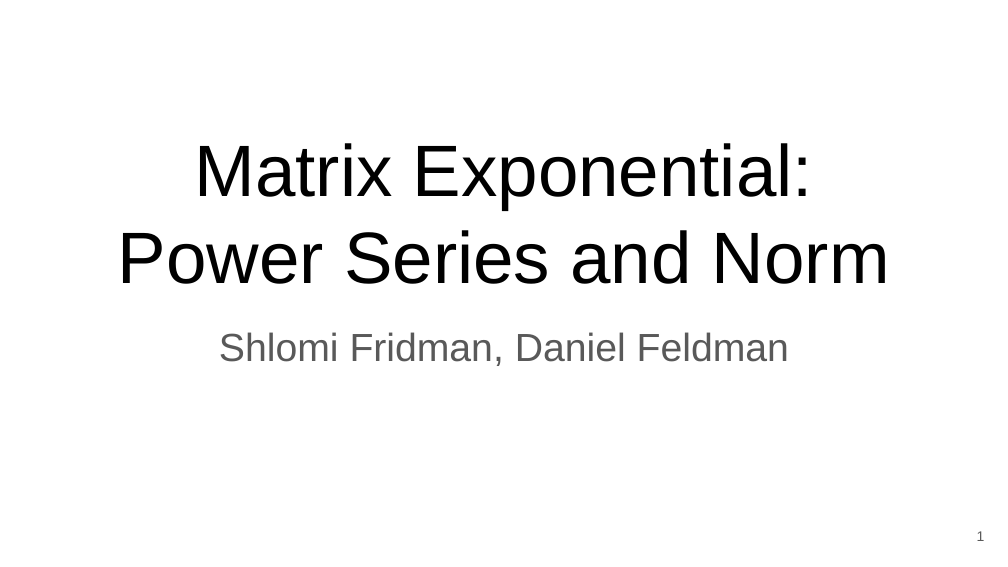
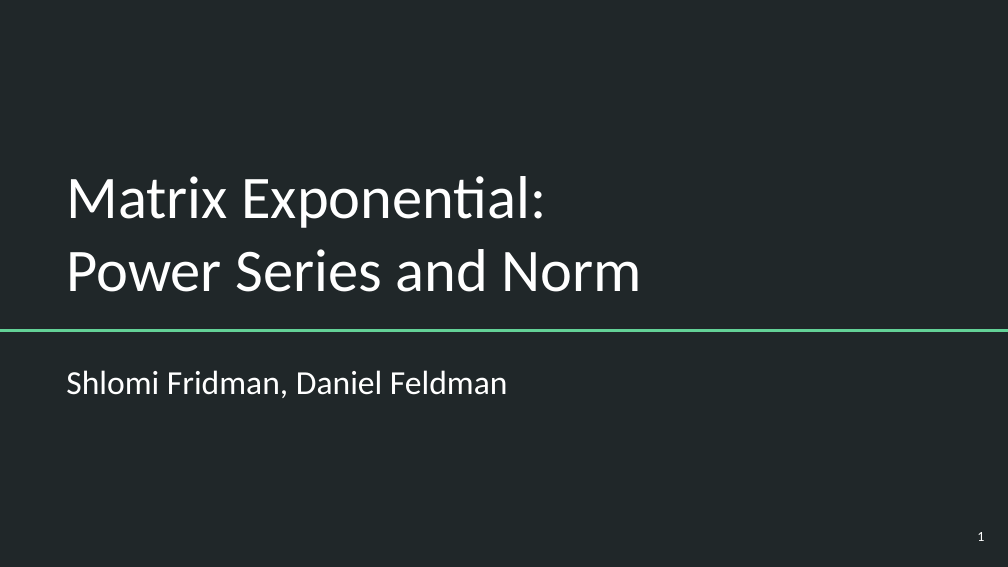
Before and after one commit to ShlomiFridman/PL2025_Project, a slide deck: slide 1 of Project_5/Matrix Exponent.pptx. Drawn at 1008x567 pixels with LibreOffice and Linux fonts; fonts in the diff are those of the drawing. Boxes give left, top, right and bottom in pixels: in the first picture for what was removed or moved away, otherwise in the second. Text is boxed around its words. In the diff, an @@ line names an element or a change of style, - is before the commit and + after.

```diff
--- a/Project_5/Matrix Exponent.pptx
+++ b/Project_5/Matrix Exponent.pptx
@@ background #FFFFFF to #202729 @@
@@ title "Matrix Exponential:": place and size @@
-title "Matrix Exponential:" at (118, 143, 890, 284)
+title "Matrix Exponential:" at (66, 176, 642, 292)
@@ title "Matrix Exponential:" at (66, 176, 642, 292): size 52 to 43.2 pt, font Arial to Calibri, text colour #000000 to #FFFFFF; alignment centre to left @@
@@ line added from (0, 331) to (1008, 331), #63D297 1.5 pt @@
@@ subtitle "Shlomi Fridman, Daniel Feldman": place and size @@
-subtitle "Shlomi Fridman, Daniel Feldman" at (219, 332, 789, 366)
+subtitle "Shlomi Fridman, Daniel Feldman" at (66, 370, 508, 398)
@@ subtitle "Shlomi Fridman, Daniel Feldman" at (66, 370, 508, 398): size 28 to 24 pt, font Arial to Calibri, text colour #595959 to #FFFFFF; alignment centre to left @@
@@ page number at (977, 532, 984, 541): font Arial to Calibri, text colour #595959 to #FFFFFF @@
```
Also in this commit, not shown: 5 other slides changed.
